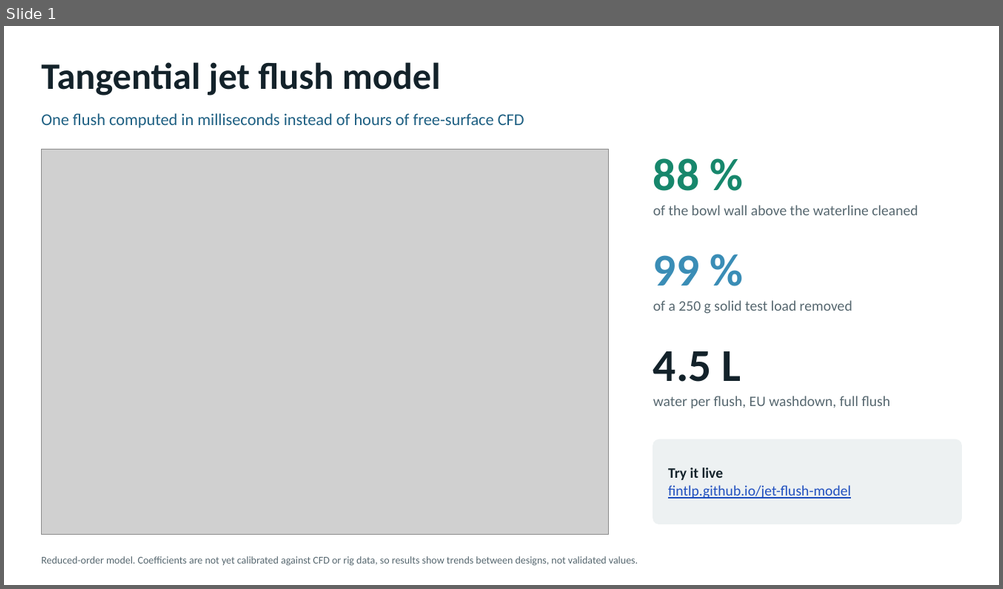
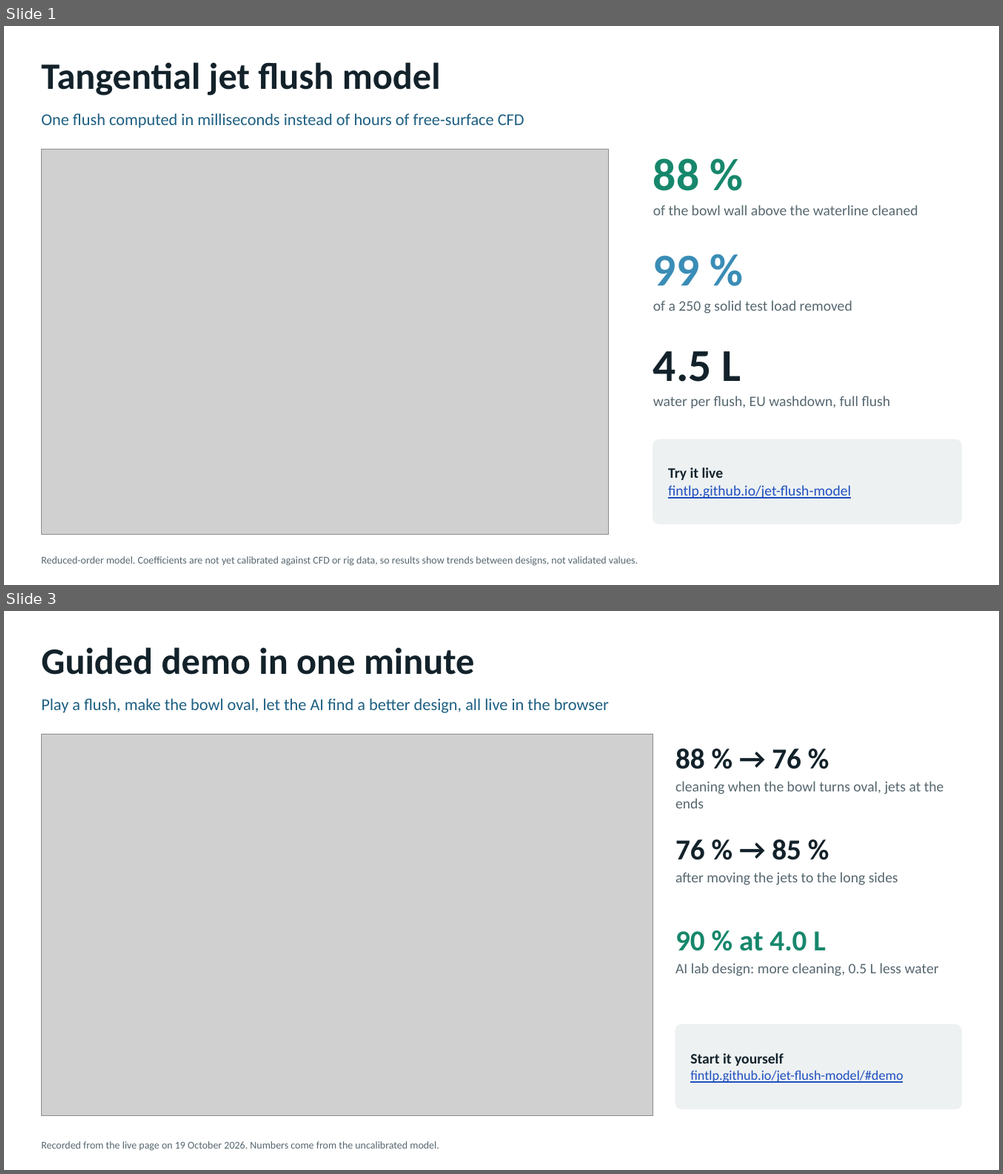
Before and after one commit to fintlp/jet-flush-model, a slide deck: slides/jet-flush-model.pptx. Shown one above the other, each under a label of ours: slide 1 before the commit, slides 1 and 3 after it; the slides between them are not shown. The pictures are 1003x589 and 1003x1174 pixels, drawn with LibreOffice and Linux fonts; fonts in the diff are those of the drawing; grey boxes stand for pictures. Boxes give left, top, right and bottom in pixels: in the first picture for what was removed or moved away, otherwise in the second. Text is boxed around its words. In the diff, an @@ line names an element or a change of style, - is before the commit and + after.

```diff
--- a/slides/jet-flush-model.pptx
+++ b/slides/jet-flush-model.pptx
@@ slide 3 added at [4, 611, 999, 1170], background #FFFFFF @@
@@ title added at [41, 647, 475, 675], 36 pt, text #13222A, bold @@
+Guided demo in one minute
@@ text added at [41, 698, 609, 713], 16 pt, text #1D5F82 @@
+Play a flush, make the bowl oval, let the AI find a better design, all live in the browser
@@ picture added at [41, 734, 653, 1116] @@
@@ text added at [675, 749, 801, 769], 28 pt, text #13222A, bold @@
+88 % → 76 %
@@ text added at [675, 781, 944, 809], 14 pt, text #56676F @@
+cleaning when the bowl turns oval, jets at the ends
@@ text added at [675, 840, 801, 860], 28 pt, text #13222A, bold @@
+76 % → 85 %
@@ text added at [675, 872, 898, 886], 14 pt, text #56676F @@
+after moving the jets to the long sides
@@ text added at [675, 931, 825, 951], 28 pt, text #17876C, bold @@
+90 % at 4.0 L
@@ text added at [675, 963, 939, 977], 14 pt, text #56676F @@
+AI lab design: more cleaning, 0.5 L less water
@@ rounded rectangle added at [675, 1025, 962, 1110], fill #EDF1F2, outline #EDF1F2 1 pt @@
@@ text added at [690, 1054, 902, 1083], 13 pt, text #1F4FBF, underline @@
+Start it yourself
+fintlp.github.io/jet-flush-model/#demo
@@ text added at [41, 1142, 438, 1151], 10 pt, text #56676F @@
+Recorded from the live page on 19 October 2026. Numbers come from the uncalibrated model.
```
Also in this commit, not shown: 1 other slide added, 13 other files.
